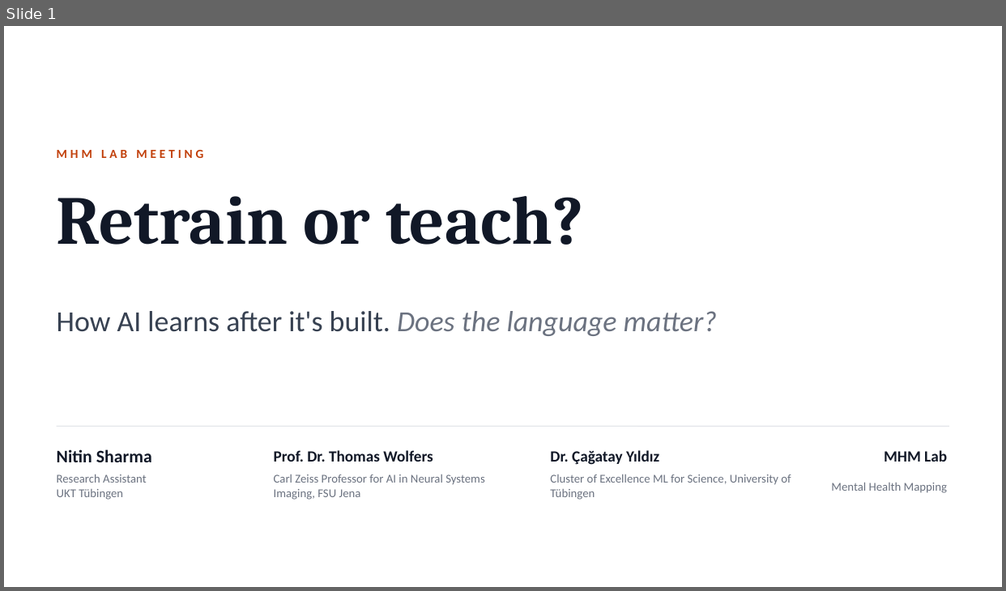
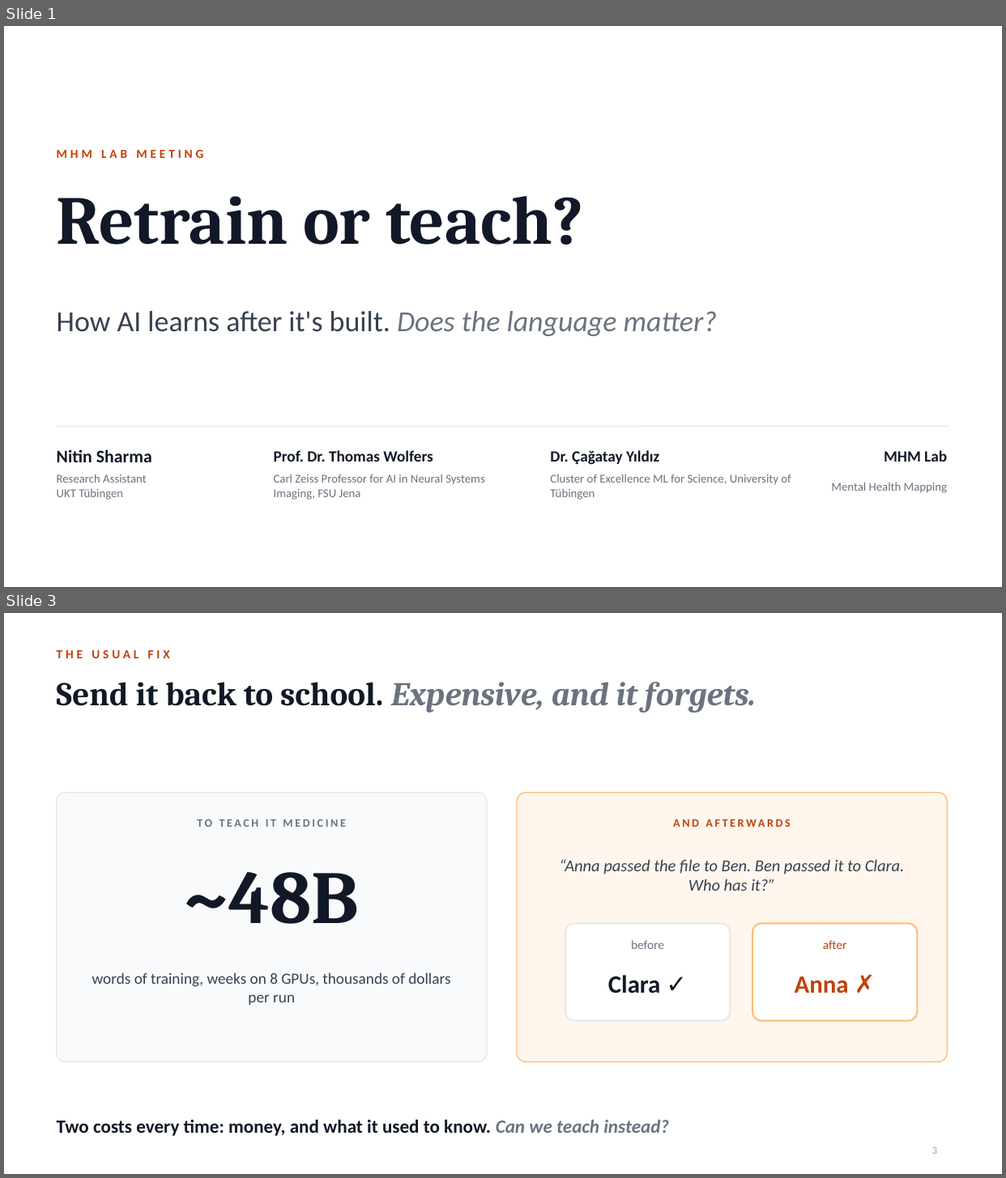
Before and after one commit to notagit3650/Claude_expo_repo_36501, a slide deck: slides/Retrain_or_teach.pptx. Shown one above the other, each under a label of ours: slide 1 before the commit, slides 1 and 3 after it; the slides between them are not shown. The pictures are 1006x591 and 1006x1178 pixels, drawn with LibreOffice and Linux fonts; fonts in the diff are those of the drawing. Boxes give left, top, right and bottom in pixels: in the first picture for what was removed or moved away, otherwise in the second. Text is boxed around its words. In the diff, an @@ line names an element or a change of style, - is before the commit and + after.

```diff
--- a/slides/Retrain_or_teach.pptx
+++ b/slides/Retrain_or_teach.pptx
@@ slide 3 added at [4,613,1002,1174], background #FFFFFF @@
@@ text added at [57,650,170,658], 12 pt, text #C2410C, bold @@
+THE USUAL FIX
@@ title added at [57,682,756,713], 32 pt, text #6B7280, bold, italic @@
+Send it back to school. Expensive, and it forgets.
@@ rounded rectangle added at [57,793,487,1063], fill #F9FAFB, outline #E5E7EB 1 pt @@
@@ rounded rectangle added at [517,793,948,1063], fill #FFF7ED, outline #FDBA74 1 pt @@
@@ text added at [197,820,345,827], 11 pt, text #6B7280, bold @@
+TO TEACH IT MEDICINE
@@ text added at [517,811,948,834], 11 pt, text #C2410C, bold @@
+AND AFTERWARDS
@@ text added at [184,872,359,924], 72 pt, text #111827, bold @@
+~48B
@@ text added at [559,859,905,891], 16 pt, text #374151, italic @@
+“Anna passed the file to Ben. Ben passed it to Clara. Who has it?”
@@ rounded rectangle added at [565,924,731,1021], fill #FFFFFF, outline #E5E7EB 1.5 pt @@
@@ rounded rectangle added at [752,924,918,1021], fill #FFFFFF, outline #FDBA74 1.5 pt @@
@@ text added at [631,940,664,949], 12 pt, text #6B7280 @@
+before
@@ text added at [823,940,847,949], 12 pt, text #C2410C @@
+after
@@ text added at [92,973,450,1005], 15 pt, text #374151 @@
+words of training, weeks on 8 GPUs, thousands of dollars per run
@@ text added at [608,975,660,994], 24 pt, text #111827, bold @@
+Clara ✓
@@ text added at [795,977,849,994], 24 pt, text #C2410C, bold @@
+Anna ✗
@@ text added at [57,1119,669,1136], 18 pt, text #111827, bold @@
+Two costs every time: money, and what it used to know. Can we teach instead?
@@ page number added at [932,1148,937,1154], 10 pt, text #9CA3AF @@
+3
```
Also in this commit, not shown: 9 slides changed, 3 other slides added, 2 slides removed, 2 other files.
